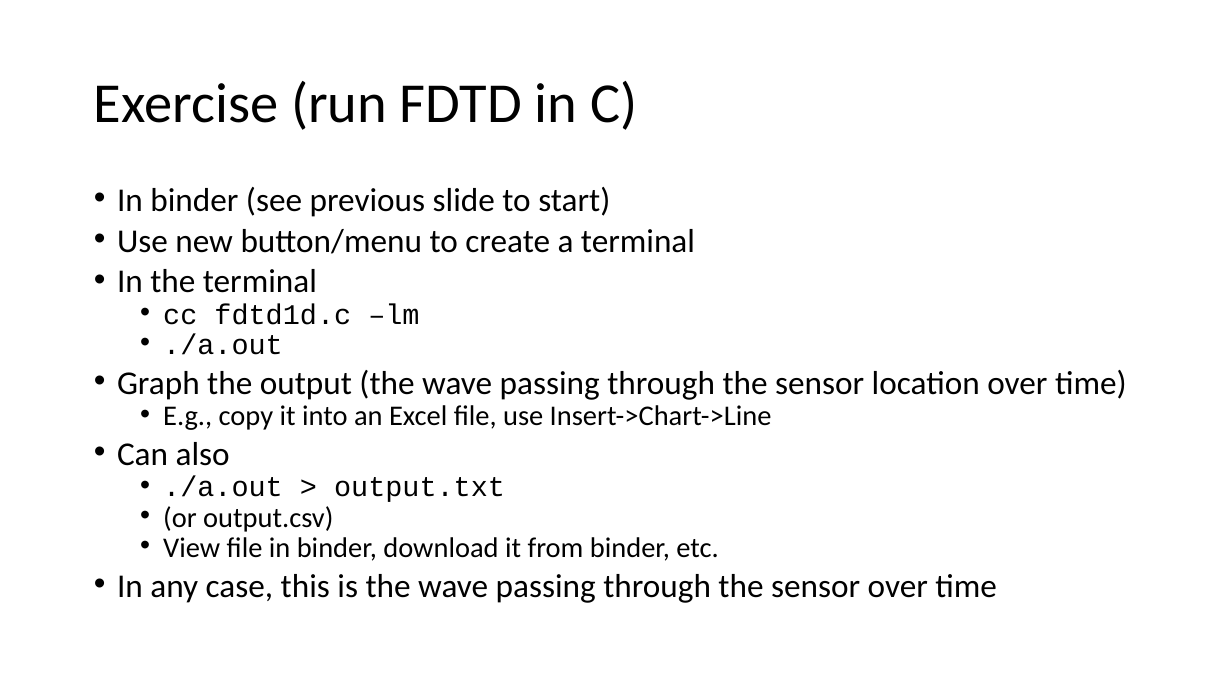
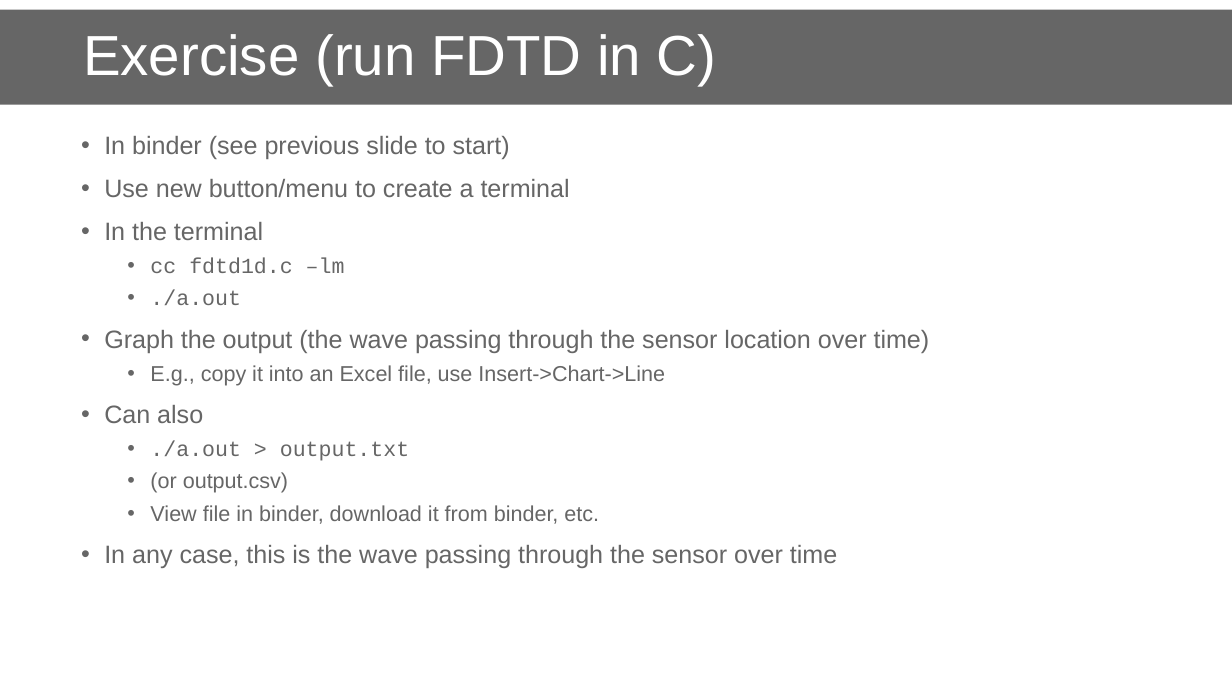
Before and after one commit to danielskatz/repro-fdtd1d, a slide deck: slide 17 of comp-repro.pptx (slide 16 before the commit). Drawn at 1232x693 pixels with LibreOffice and Linux fonts; fonts in the diff are those of the drawing; background and template pictures are left out. Boxes give left, top, right and bottom in pixels: in the first picture for what was removed or moved away, otherwise in the second. Text is boxed around its words. In the diff, an @@ line names an element or a change of style, - is before the commit and + after.

```diff
--- a/comp-repro.pptx
+++ b/comp-repro.pptx
@@ title "Exercise (run FDTD in C)" resized from (x1=94, y1=81, x2=637, y2=130) to (x1=0, y1=9, x2=1232, y2=104) @@
@@ title "Exercise (run FDTD in C)" at (x1=0, y1=9, x2=1232, y2=104): font Calibri to Arial, text colour #000000 to #FFFFFF; indent changed; fill none to #666666 @@
@@ text "In binder (see previous slide ..." moved from (x1=117, y1=187, x2=1127, y2=603) to (x1=104, y1=136, x2=930, y2=568) @@
@@ text "In binder (see previous slide ..." at (x1=104, y1=136, x2=930, y2=568): size 25.9 to 19.6 pt in "In binder (see previous slide to start)", "Use new button/menu to create a terminal", "In the terminal", "Graph the output (the wave passing through ..." and 2 more places; font Calibri to Arial in "In binder (see previous slide to start)", "Use new button/menu to create a terminal", "In the terminal", "Graph the output (the wave passing through ..." and 5 more places; text colour #000000 to #666666; size 22.2 to 16.8 pt in "cc fdtd1d.c –lm", "./a.out", "E.g., copy it into an Excel file, ...", "./a.out > output.txt" and 2 more places; line spacing 0.7 to 1 @@
```
Also in this commit, not shown: 17 other slides changed, 4 slides added.
